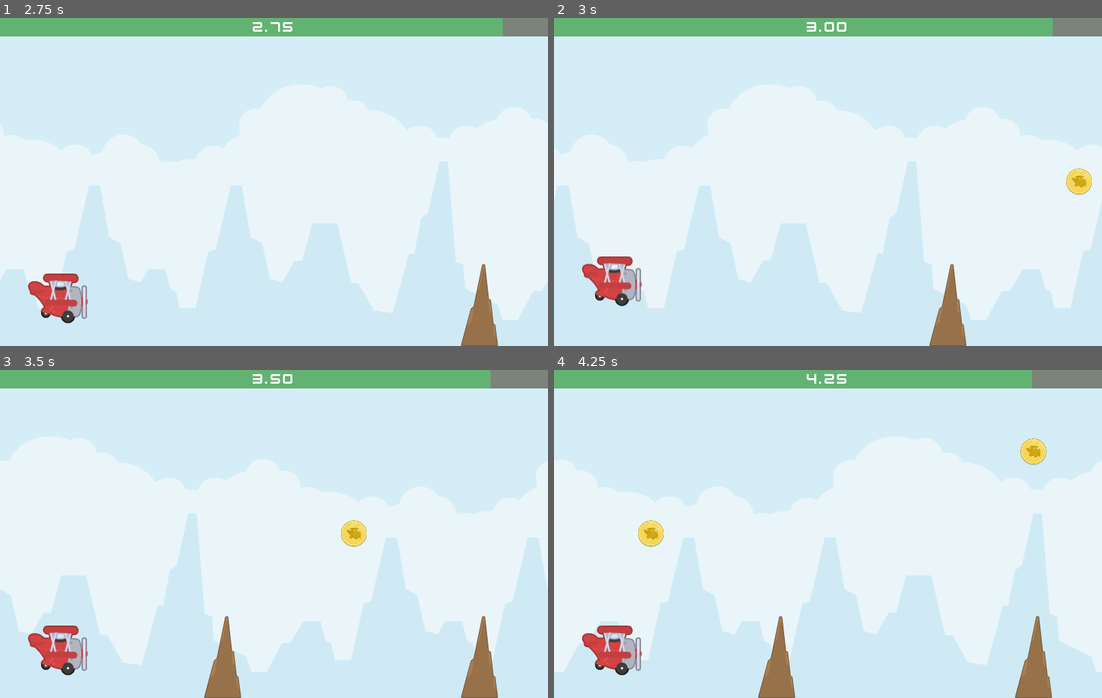
Above: before the commit, frames 1-4 (two rows, left to right).
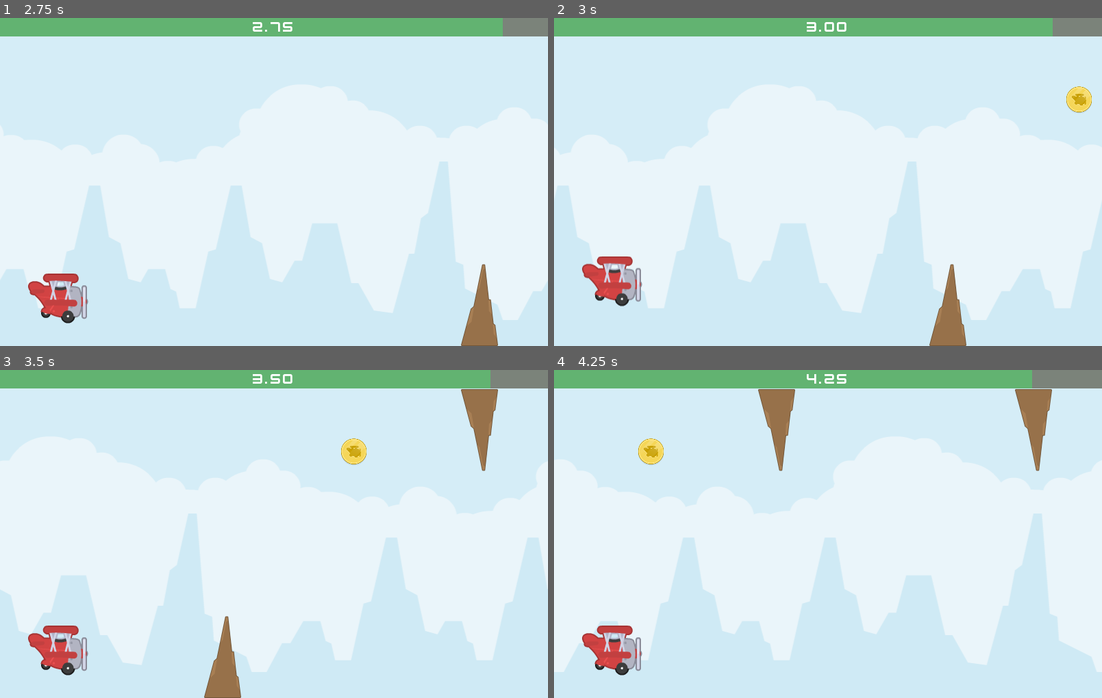
Above: after the commit, the same moments.

Repository: kyle6193/tappyplane
Game: Godot game, scene res://main.tscn
The game is run twice, just before and just after one commit, with the same random seed, the same clock (stepped at 60 frames per second) and the same inputs. Before the commit the project has no main scene; this scene is started directly in both runs.
Inputs (mouse positions are in pixels of both pictures, inside the frame that each line leads up to):
- Up to frame 1 (2.75 s): move the mouse to (394, 165) at 0.52 s; click (394, 165) at 0.6 s; move the mouse to (164, 198) at 1.27 s; click (164, 198) at 1.35 s; move the mouse to (328, 109) at 2.02 s; click (328, 109) at 2.1 s
- Up to frame 2 (3 s): move the mouse to (800, 247) at 2.77 s; click (800, 247) at 2.85 s
- Up to frame 3 (3.5 s): no input
- Up to frame 4 (4.25 s): move the mouse to (992, 583) at 3.52 s; click (992, 583) at 3.6 s

Frame 1 is identical in both runs. In frame 2, 0.6% of the frame differs, in the area x 93-99%, y 20-54%; in frame 3, 2.4%; in frame 4, 4.3%, in the area x 15-91%, y 5-100%.

Commit message:
Update Naming plus Menu add

Diff:
--- a/main.gd
+++ b/main.gd
@@ -20,7 +20,7 @@
 		health -= delta * health_decrease_speed # Takes the above health float, and decreases every second
 		$UI/HealthBar.value = health
 		'''
-		You can't initially edit child values (we're currently on "main" node), so to do so you
+		You can't initially edit child values (we're currently on the "Main" node), so to do so you
 		use the $ and a path to gain access to the desired node's values. The above code accesses
 		the HeathBar's "value" and links it with the float to cause it to decrease each second.
 		'''
--- a/main.tscn
+++ b/main.tscn
@@ -21,7 +21,7 @@
 [sub_resource type="StyleBoxFlat" id="StyleBoxFlat_7mycd"]
 bg_color = Color(0.383791, 0.70405, 0.441448, 1)
 
-[node name="main" type="Node"]
+[node name="Main" type="Node"]
 script = ExtResource("1_h2yge")
 obstacle = ExtResource("7_272bh")
 coin = ExtResource("8_5vw27")
@@ -34,46 +34,46 @@
 wait_time = 1.125
 autostart = true
 
-[node name="node_bg" type="Node2D" parent="." groups=["Dynamic_Objects"]]
+[node name="Background" type="Node2D" parent="." groups=["Dynamic_Objects"]]
 position = Vector2(0, 240)
 script = ExtResource("1_0xm2m")
 
-[node name="sprite_bg" type="Sprite2D" parent="node_bg"]
+[node name="BackgroundSprite1" type="Sprite2D" parent="Background"]
 position = Vector2(400, 0)
 texture = ExtResource("1_ig7tw")
 
-[node name="sprite_bg2" type="Sprite2D" parent="node_bg"]
+[node name="BackgroundSprite2" type="Sprite2D" parent="Background"]
 position = Vector2(1200, 0)
 texture = ExtResource("1_ig7tw")
 
-[node name="Player" type="RigidBody2D" parent="."]
+[node name="Player" type="RigidBody2D" parent="." groups=["Player"]]
 position = Vector2(85, 240)
 mass = 2.2
 gravity_scale = 1.6
 continuous_cd = 1
 script = ExtResource("4_lquwl")
 
-[node name="sprite_player" type="Sprite2D" parent="Player"]
+[node name="PlayerSprite" type="Sprite2D" parent="Player"]
 texture = ExtResource("4_1bvp3")
 
-[node name="CollisionShape2D" type="CollisionShape2D" parent="Player"]
+[node name="PlayerCollision" type="CollisionShape2D" parent="Player"]
 position = Vector2(5, -1)
 scale = Vector2(1.08, 1)
 shape = SubResource("CircleShape2D_1bvp3")
 
 [node name="Walls" type="Node" parent="."]
 
-[node name="StaticBody2D" type="StaticBody2D" parent="Walls"]
+[node name="TopWall" type="StaticBody2D" parent="Walls"]
 position = Vector2(0, 21)
 
-[node name="CollisionShape2D" type="CollisionShape2D" parent="Walls/StaticBody2D"]
+[node name="TopWallCollision" type="CollisionShape2D" parent="Walls/TopWall"]
 position = Vector2(400, 0)
 shape = SubResource("RectangleShape2D_lquwl")
 
-[node name="StaticBody2D2" type="StaticBody2D" parent="Walls"]
+[node name="BottomWall" type="StaticBody2D" parent="Walls"]
 position = Vector2(0, 480)
 
-[node name="CollisionShape2D" type="CollisionShape2D" parent="Walls/StaticBody2D2"]
+[node name="BottomWallCollision" type="CollisionShape2D" parent="Walls/BottomWall"]
 position = Vector2(400, 0)
 shape = SubResource("RectangleShape2D_lquwl")
 
--- /dev/null
+++ b/menu.gd
@@ -0,0 +1,4 @@
+extends Control
+
+func _on_play_button_pressed() -> void:
+	get_tree().change_scene_to_file("res://main.tscn")
--- /dev/null
+++ b/menu.tscn
@@ -0,0 +1,55 @@
+[gd_scene load_steps=3 format=3 uid="uid://go6bu8k3q1ir"]
+
+[ext_resource type="FontFile" uid="uid://d2gonjb5722wa" path="res://kenvector_future.ttf" id="1_lti8b"]
+[ext_resource type="Script" uid="uid://bkw0bm8amrsmh" path="res://menu.gd" id="1_ouk20"]
+
+[node name="Control" type="Control"]
+layout_mode = 3
+anchors_preset = 15
+anchor_right = 1.0
+anchor_bottom = 1.0
+grow_horizontal = 2
+grow_vertical = 2
+script = ExtResource("1_ouk20")
+
+[node name="Background" type="ColorRect" parent="."]
+layout_mode = 1
+anchors_preset = 15
+anchor_right = 1.0
+anchor_bottom = 1.0
+grow_horizontal = 2
+grow_vertical = 2
+color = Color(0.597412, 0.735166, 0.939678, 1)
+
+[node name="TitleLabel" type="Label" parent="."]
+layout_mode = 1
+anchors_preset = 5
+anchor_left = 0.5
+anchor_right = 0.5
+offset_left = -265.5
+offset_top = 67.0
+offset_right = 265.5
+offset_bottom = 138.0
+grow_horizontal = 2
+theme_override_fonts/font = ExtResource("1_lti8b")
+theme_override_font_sizes/font_size = 62
+text = "Tappy Plane"
+
+[node name="PlayButton" type="Button" parent="."]
+layout_mode = 1
+anchors_preset = 8
+anchor_left = 0.5
+anchor_top = 0.5
+anchor_right = 0.5
+anchor_bottom = 0.5
+offset_left = -101.0
+offset_top = -31.0
+offset_right = 101.0
+offset_bottom = 31.0
+grow_horizontal = 2
+grow_vertical = 2
+theme_override_fonts/font = ExtResource("1_lti8b")
+theme_override_font_sizes/font_size = 40
+text = "Play"
+
+[connection signal="pressed" from="PlayButton" to="." method="_on_play_button_pressed"]
--- a/project.godot
+++ b/project.godot
@@ -11,6 +11,7 @@
 [application]
 
 config/name="TappyPlane"
+run/main_scene="uid://go6bu8k3q1ir"
 config/features=PackedStringArray("4.4", "Mobile")
 config/icon="res://icon.svg"
 
Not shown, added: menu.gd.uid
